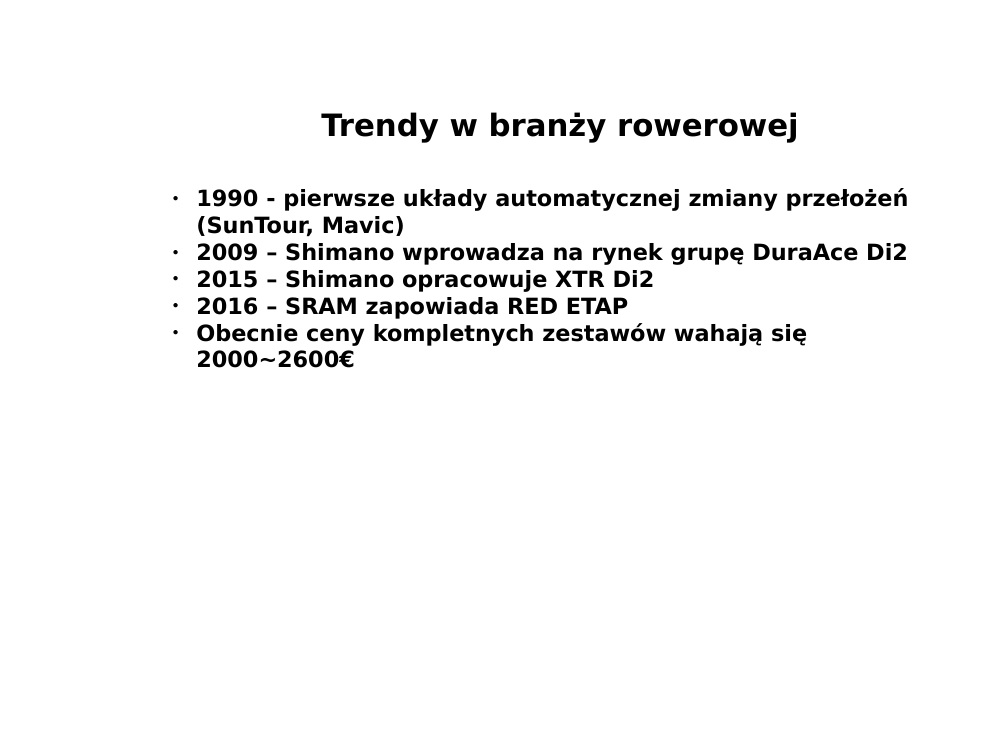
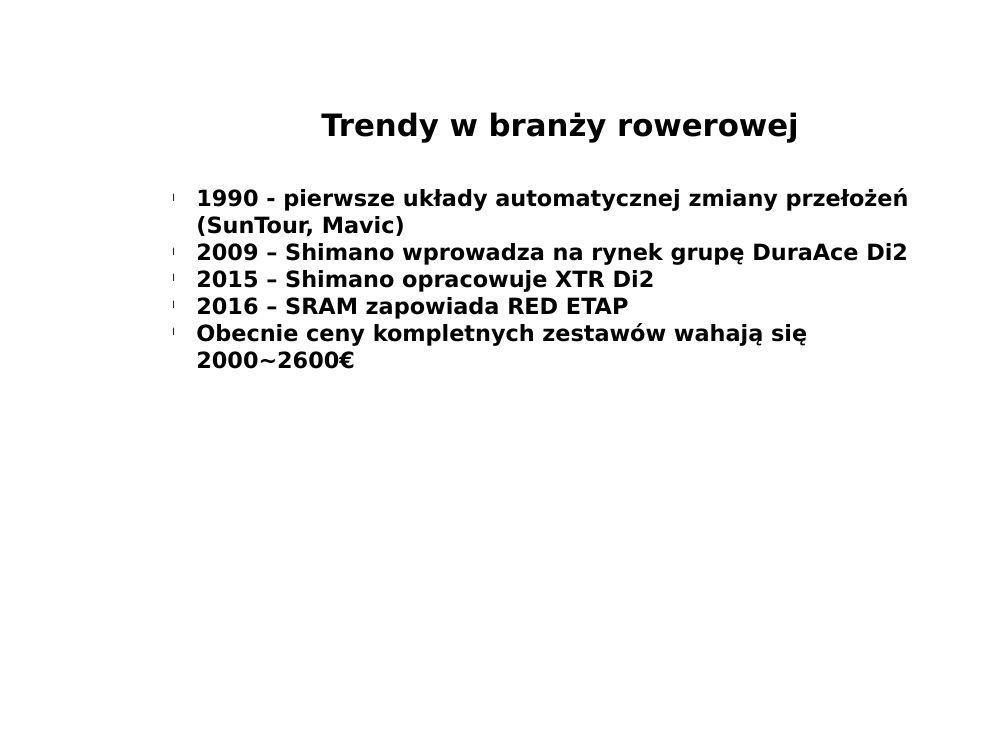
Before and after one commit to KarolKaim/-masterThesis, a slide deck: slide 3 of Presentations/diplomaSeminar/dipPresentation.pptx. Drawn at 1008x756 pixels with LibreOffice and Linux fonts; fonts in the diff are those of the drawing; background and template pictures are left out. Boxes give left, top, right and bottom in pixels: in the first picture for what was removed or moved away, otherwise in the second. Text is boxed around its words. In the diff, an @@ line names an element or a change of style, - is before the commit and + after.

```diff
--- a/Presentations/diplomaSeminar/dipPresentation.pptx
+++ b/Presentations/diplomaSeminar/dipPresentation.pptx
@@ text "1990 - pierwsze układy automatycznej ..." at <box>196,188,909,369</box>: bullet ● to l @@
```
Also in this commit, not shown: 3 other slides changed, 3 slides added, 1 slide removed.
